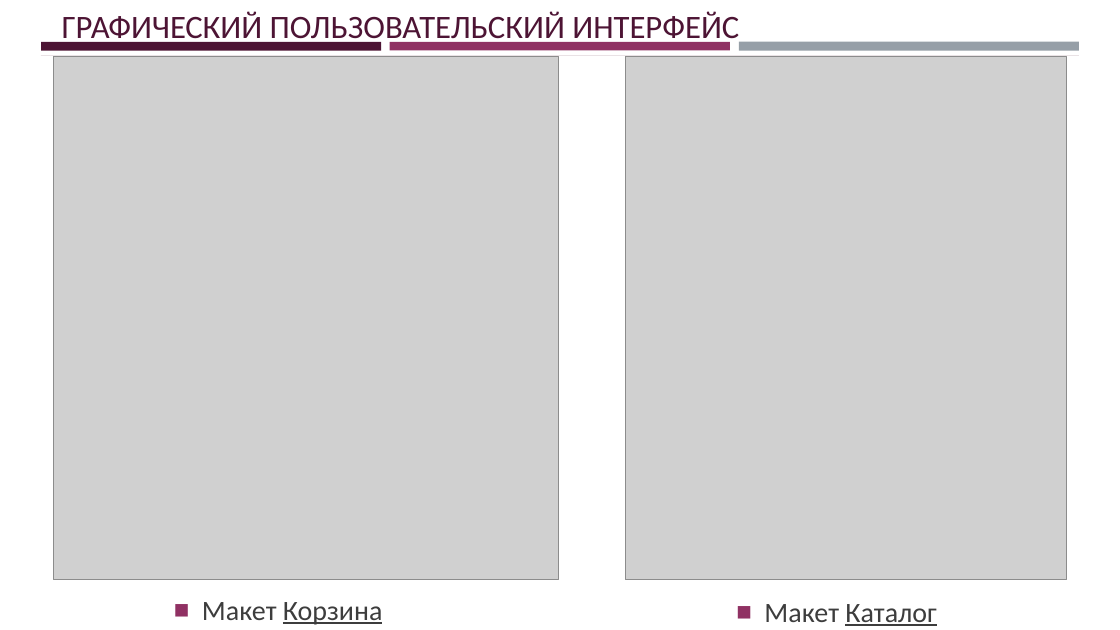
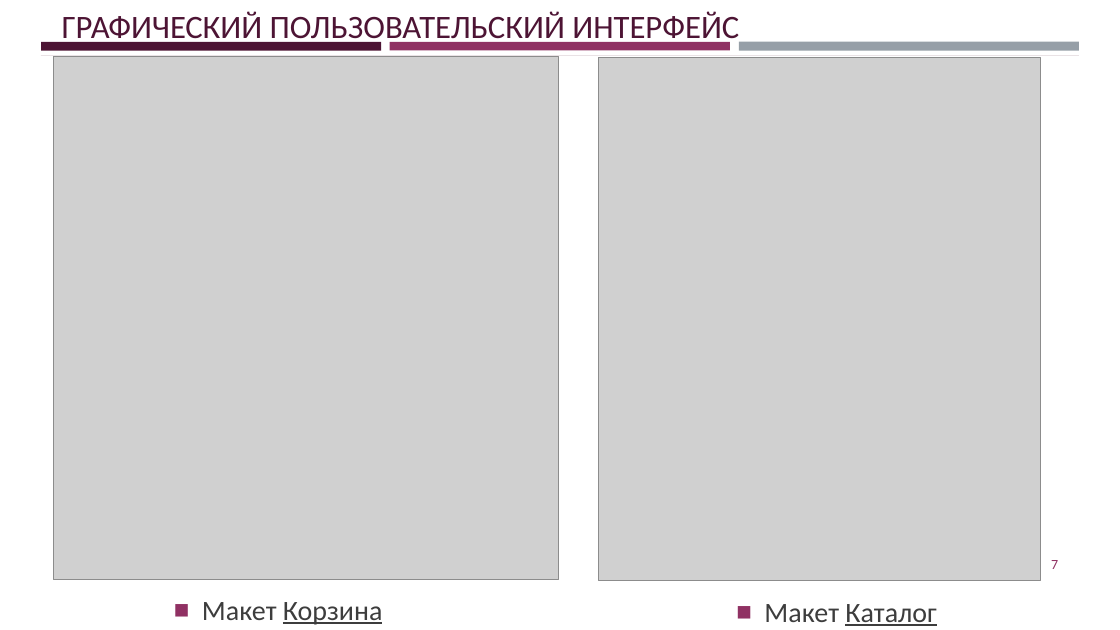
Before and after one commit to jecsonM/MDKmyWORKasAstudent, a slide deck: slide 7 of Сайт для компании «Кисловодск-строй».pptx. Drawn at 1120x630 pixels with LibreOffice and Linux fonts; fonts in the diff are those of the drawing; grey boxes stand for pictures. Boxes give left, top, right and bottom in pixels: in the first picture for what was removed or moved away, otherwise in the second. Text is boxed around its words. In the diff, an @@ line names an element or a change of style, - is before the commit and + after.

```diff
--- a/Сайт для компании «Кисловодск-строй».pptx
+++ b/Сайт для компании «Кисловодск-строй».pptx
@@ picture: place and size @@
-picture at (625, 56, 1067, 580)
+picture at (599, 57, 1041, 581)
@@ page number added at (1051, 560, 1058, 569), 12 pt, text #903163 @@
+7
```
Also in this commit, not shown: 4 other slides changed, 3 slides added, 1 slide removed, 1 other file.
